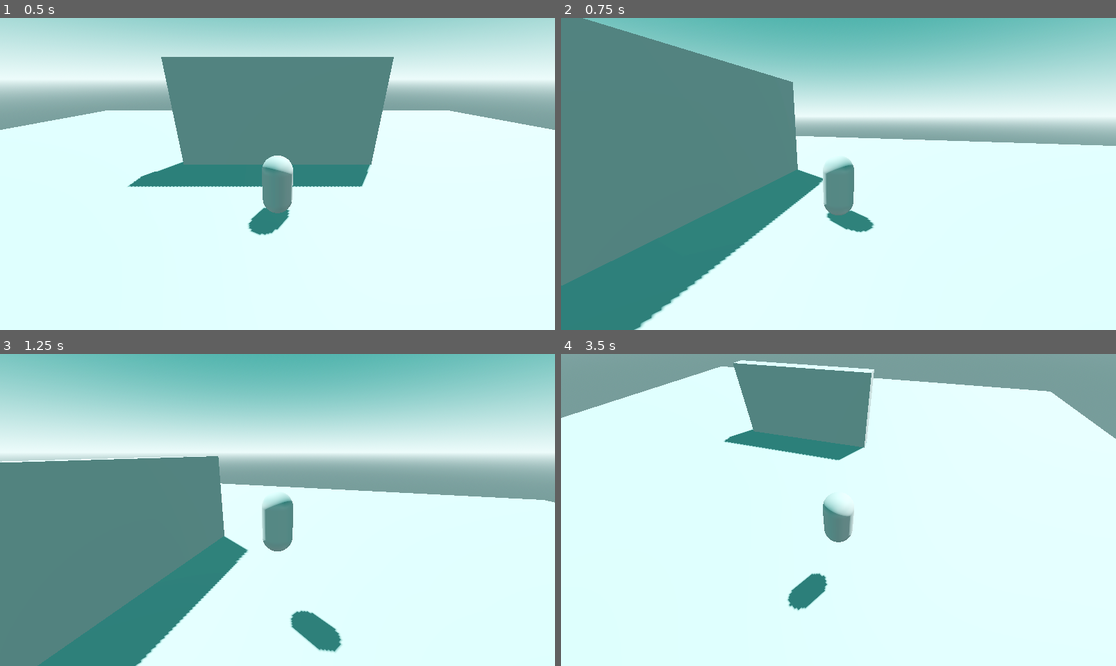
Above: before the commit, frames 1-4 (two rows, left to right).
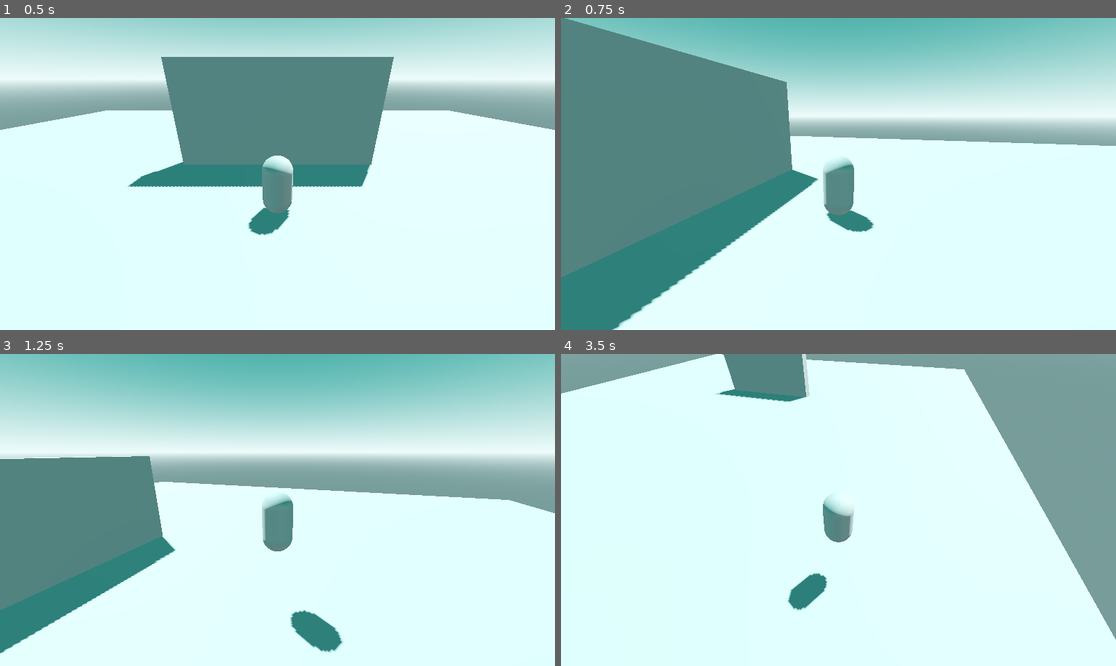
Above: after the commit, the same moments.

Repository: cliff-lilly-jean/botw-clone-v1
Game: Godot game, scene res://scenes/level.tscn
The game is run twice, just before and just after one commit, with the same random seed, the same clock (stepped at 60 frames per second) and the same inputs.
Inputs (mouse positions are in pixels of both pictures, inside the frame that each line leads up to):
- Up to frame 1 (0.5 s): no input
- Up to frame 2 (0.75 s): tap Enter at 0.5 s; move the mouse to (960, 158) at 0.52 s; hold D (right) from 0.53 s (still down); hold Ctrl (run) from 0.53 s (still down)
- Up to frame 3 (1.25 s): keep holding D (right); keep holding Ctrl (run); tap Space (jump) at 0.77 s
- Up to frame 4 (3.5 s): move the mouse to (727, 525) at 1.27 s; release D (right) at 1.28 s; release Ctrl (run) at 1.28 s; hold S (backward) 1.28-2.03 s; tap Ctrl (run) at 1.35, 2.85 s; tap Space (jump) at 1.52, 3.02 s; move the mouse to (894, 441) at 2.02 s; hold D (right) 2.03-2.78 s; hold Ctrl (run) 2.03-2.78 s; move the mouse to (810, 572) at 2.77 s; hold W (forward) from 2.78 s (still down)

Frame 1 is identical in both runs. In frame 2, 3.0% of the frame differs, in the area x 0-98%, y 0-100%; in frame 3, 15%; in frame 4, 18%, in the area x 0-100%, y 0-92%.

Commit message:
Added the run to the player

Diff:
--- a/scenes/entities/player/player.gd
+++ b/scenes/entities/player/player.gd
@@ -10,9 +10,10 @@
 @onready var fall_gravity : float = ((-2.0 * jump_height) / (jump_time_to_decent * jump_time_to_decent)) * -1.0
 
 # movment
-@export var base_speed : float = 4.0
-@export var run_speed :  float = 6.0
+@export var base_speed : float = 6.0
+@export var run_speed :  float = 20.0
 var movement_input : Vector2 = Vector2.ZERO
+
 
 # camera
 @onready var camera = $CameraController/Camera3D
@@ -31,17 +32,22 @@
 	# get the input direction and convert it to a velocity
 	movement_input = Input.get_vector("left", "right", "forward", "backward").rotated(-camera.global_rotation.y)
 	var current_velocity = Vector2(velocity.x, velocity.z)
+	var is_running = Input.is_action_pressed("run")
 
 	# determine what to do if there is or isn't movement
 	if movement_input != Vector2.ZERO:
-		current_velocity += movement_input * base_speed * delta
-		current_velocity = current_velocity.limit_length(base_speed)
+
+		var speed = run_speed if is_running else base_speed
+
+		current_velocity += movement_input * speed * delta
+		current_velocity = current_velocity.limit_length(speed)
 		velocity.x = current_velocity.x
 		velocity.z = current_velocity.y
 	else:
-		current_velocity = current_velocity.move_toward(Vector2.ZERO, base_speed * 4.0 * delta)
+		current_velocity = current_velocity.move_toward(Vector2.ZERO, base_speed * 4.0  * delta)
 		velocity.x = current_velocity.x
 		velocity.z = current_velocity.y
+
 
 # jump logic
 func jump(delta: float) -> void:
